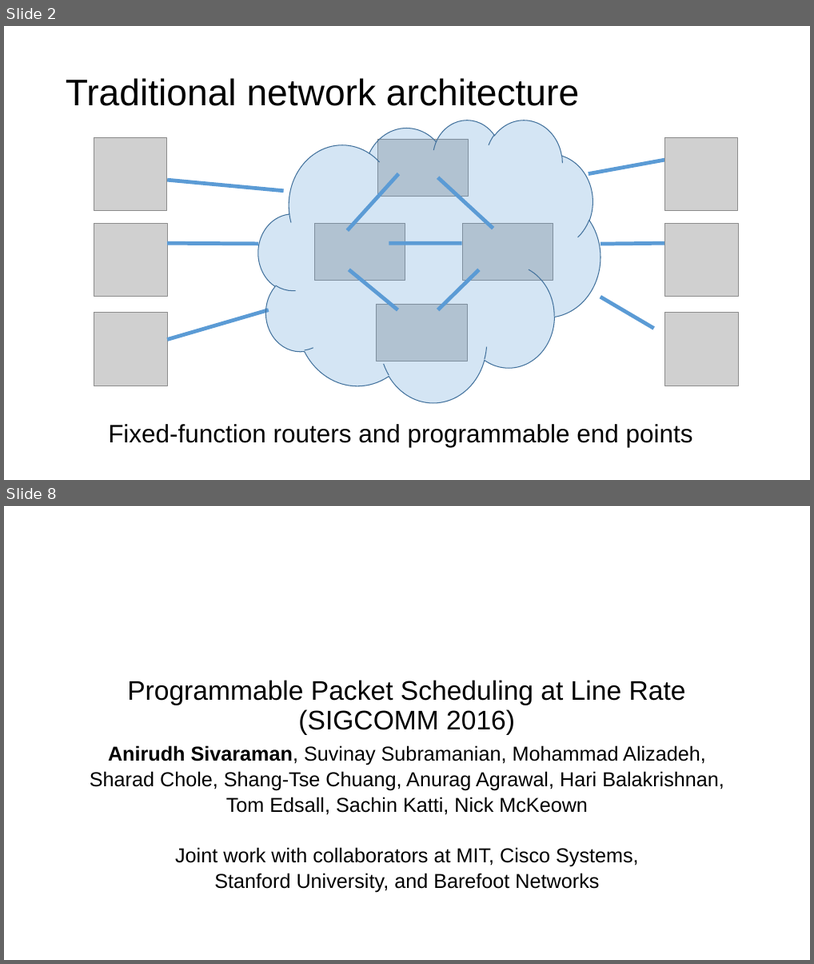
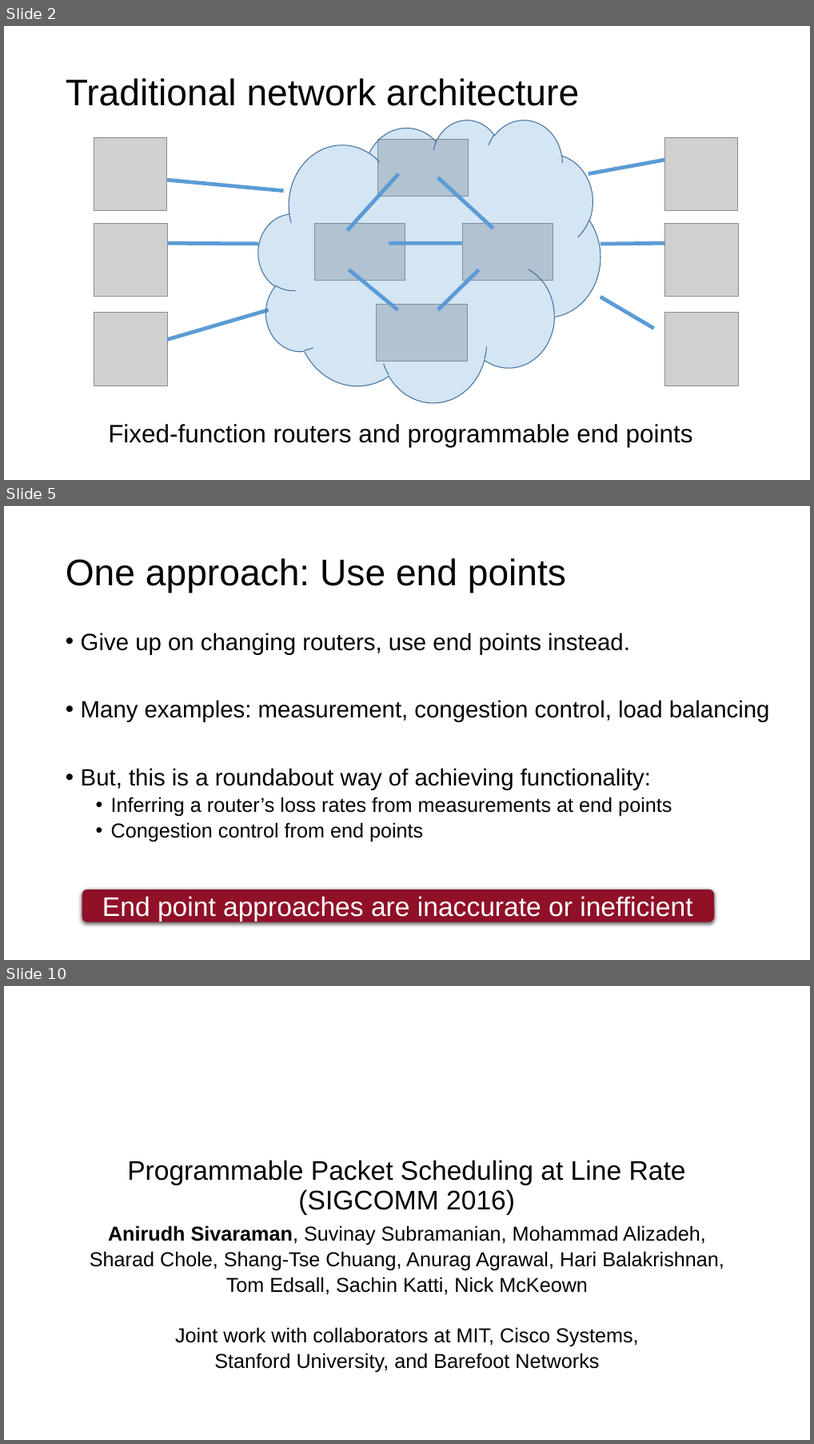
Before and after one commit to anirudhSK/pifo-domino-marple-ppts, a slide deck: combined_domino_pifo.pptx. Shown one above the other, each under a label of ours: slides 2 and 8 before the commit, slides 2, 5 and 10 after it; the slides between them are not shown. The pictures are 814x964 and 814x1444 pixels, drawn with LibreOffice and Linux fonts; fonts in the diff are those of the drawing; grey boxes stand for pictures. Boxes give left, top, right and bottom in pixels: in the first picture for what was removed or moved away, otherwise in the second. Text is boxed around its words. In the diff, an @@ line names an element or a change of style, - is before the commit and + after.

```diff
--- a/combined_domino_pifo.pptx
+++ b/combined_domino_pifo.pptx
@@ slide 5 added at [4, 506, 810, 960], background #FFFFFF @@
@@ title added at [66, 558, 566, 593], 44 pt, text #000000 @@
+One approach: Use end points
@@ text added at [81, 632, 770, 842], 28 pt, text #000000 @@
+• Give up on changing routers, use end points instead.
+• Many examples: measurement, congestion control, load balancing
+• But, this is a roundabout way of achieving functionality:
+  • Inferring a router’s loss rates from measurements at end points
+  • Congestion control from end points
@@ rounded rectangle added at [82, 889, 715, 922], fill #901028, 32 pt, text #FFFFFF @@
+End point approaches are inaccurate or inefficient
@@ what was slide 8 is now slide 10 @@
```
Also in this commit, not shown: 13 slides changed, 1 other slide added, 1 other file.
